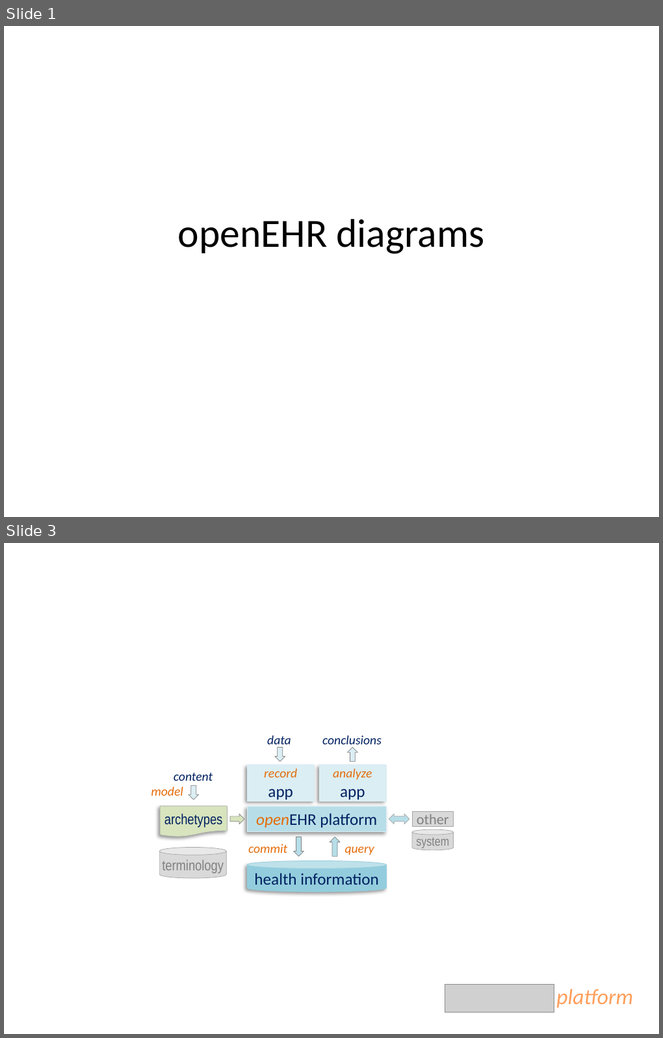
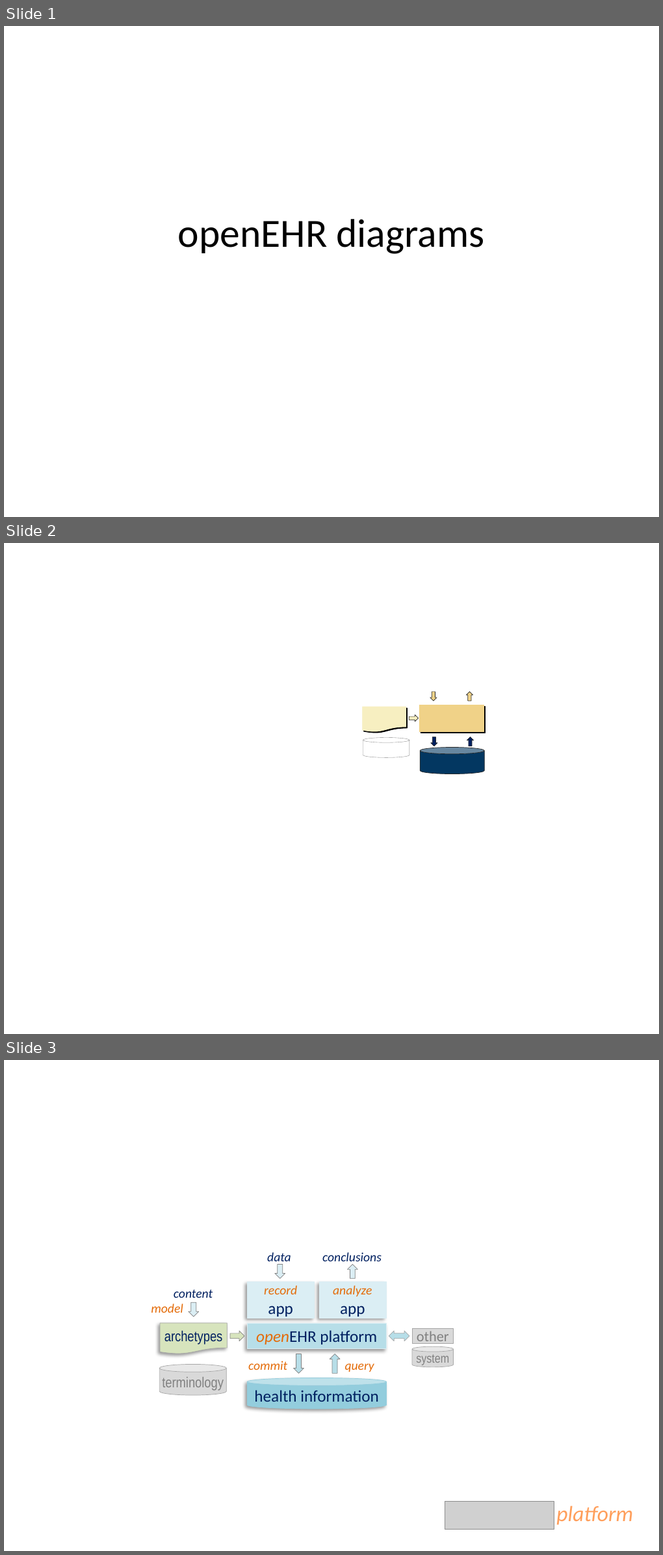
Before and after one commit to openEHR/openehr-website-php, a slide deck: files/diagrams/openEHR-diagrams.pptx. Shown one above the other, each under a label of ours: slides 1 and 3 before the commit, slides 1, 2 and 3 after it; the slides between them are not shown. The pictures are 663x1038 and 663x1555 pixels, drawn with LibreOffice and Linux fonts; fonts in the diff are those of the drawing; grey boxes stand for pictures. Boxes give left, top, right and bottom in pixels: in the first picture for what was removed or moved away, otherwise in the second. Text is boxed around its words. In the diff, an @@ line names an element or a change of style, - is before the commit and + after.

```diff
--- a/files/diagrams/openEHR-diagrams.pptx
+++ b/files/diagrams/openEHR-diagrams.pptx
@@ slide 2 added at bbox=[4, 543, 659, 1034], background #FFFFFF @@
@@ down arrow added at bbox=[430, 692, 437, 701], fill #F0D288, outline #282828 0.5 pt @@
@@ down arrow added at bbox=[467, 692, 473, 701], fill #F0D288, outline #282828 0.5 pt @@
@@ flow chart document added at bbox=[362, 707, 406, 731], fill #F7EFC1, outline #F7EFC1 0.5 pt @@
@@ down arrow added at bbox=[409, 715, 418, 721], fill #F7EFC1, outline #282828 0.5 pt @@
@@ rectangle added at bbox=[419, 705, 484, 732], fill #F0D288, outline #F0D288 0.25 pt @@
@@ cylinder added at bbox=[363, 737, 410, 758], fill #FFFFFF, outline #808080 0.25 pt @@
@@ down arrow added at bbox=[431, 737, 438, 746], fill #002060, outline #282828 0.5 pt @@
@@ down arrow added at bbox=[467, 737, 474, 746], fill #002060, outline #282828 0.5 pt @@
@@ cylinder added at bbox=[420, 747, 484, 774], fill #033761, outline #282828 0.5 pt @@
```
Also in this commit, not shown: 1 slide changed, 1 other slide added, 1 slide removed, 7 other files.
